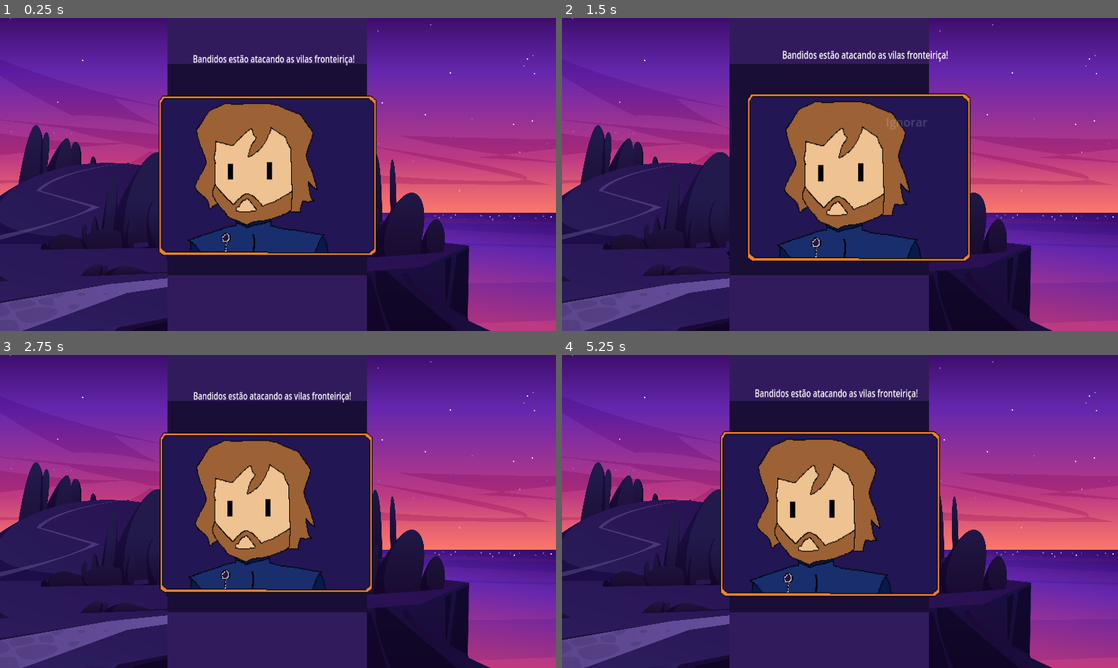
Above: before the commit, frames 1-4 (two rows, left to right).
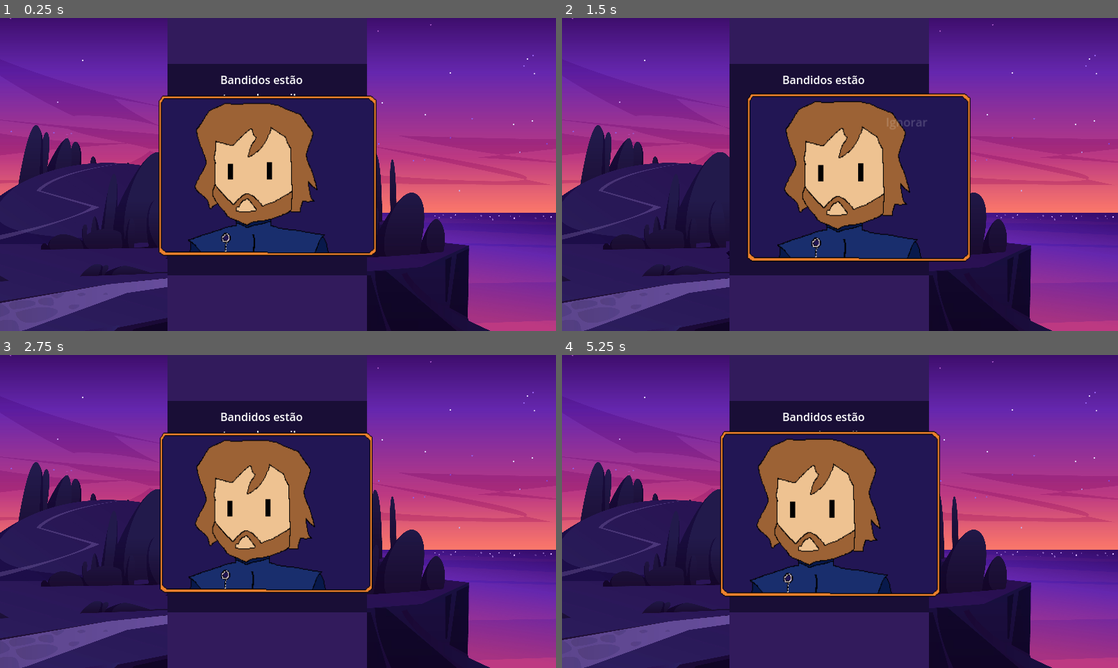
Above: after the commit, the same moments.

Repository: JulioDomanski/TCC
Game: Godot game, scene res://scenes/Main.tscn
The game is run twice, just before and just after one commit, with the same random seed, the same clock (stepped at 60 frames per second) and the same inputs.
Inputs (mouse positions are in pixels of both pictures, inside the frame that each line leads up to):
- Up to frame 1 (0.25 s): no input
- Up to frame 2 (1.5 s): tap Enter at 0.5 s; drag from (828, 168) to (895, 105) at 0.52 s; drag from (728, 190) to (812, 237) at 1.27 s
- Up to frame 3 (2.75 s): move the mouse to (333, 442) at 2.02 s; click (333, 442) at 2.17 s
- Up to frame 4 (5.25 s): tap Space at 2.75, 5 s; drag from (812, 574) to (673, 464) at 2.77 s; move the mouse to (1006, 558) at 3.52 s; click (1006, 558) at 3.67 s; tap Enter at 4.25 s; drag from (673, 464) to (756, 433) at 4.27 s; move the mouse to (867, 511) at 5.02 s; click (867, 511) at 5.17 s

The runs differ from the first frame. In frame 1, 0.6% of the frame differs, in the area x 34-64%, y 11-25%; in frame 2, 0.6%; in frame 3, 0.6%; in frame 4, 0.6%.

Commit message:
Label de Dilema fixo consertado

Diff:
--- a/scenes/Main.tscn
+++ b/scenes/Main.tscn
@@ -37,23 +37,17 @@
 grow_horizontal = 2
 grow_vertical = 2
 
-[node name="Card" type="Control" parent="CardContainer"]
-anchors_preset = 0
-anchor_left = 0.5
-anchor_top = 0.5
-anchor_right = 0.5
-anchor_bottom = 0.5
-offset_left = -20.0
-offset_top = -20.0
-offset_right = 20.0
-offset_bottom = 20.0
-
-[node name="TextureRect" type="TextureRect" parent="CardContainer/Card"]
-layout_mode = 0
-offset_right = 40.0
-offset_bottom = 40.0
-
-[node name="Label" type="Label" parent="CardContainer/Card"]
-layout_mode = 0
-offset_right = 40.0
-offset_bottom = 14.0
+[node name="Dilema" type="Label" parent="CardContainer"]
+layout_mode = 1
+anchors_preset = -1
+anchor_left = 0.369
+anchor_top = 0.152
+anchor_right = 0.587
+anchor_bottom = 0.188
+offset_left = -5.08801
+offset_top = 8.50399
+offset_right = -5.224
+offset_bottom = 8.17599
+horizontal_alignment = 1
+vertical_alignment = 1
+autowrap_mode = 2
--- a/scripts/Card.gd
+++ b/scripts/Card.gd
@@ -10,7 +10,7 @@
 
 # Referências aos nós
 @onready var texture_rect = $TextureRect
-@onready var label_text = $Label
+
 @onready var label_left = $LeftChoiceLabel
 @onready var label_right = $RightChoiceLabel
 
@@ -34,7 +34,7 @@
 			texture_rect.texture = image_texture
 
 	# Configura os textos
-	label_text.text = card_data["text"]
+
 	if card_data.has("left_choice"):
 		label_left.text = card_data["left_choice"]
 	if card_data.has("right_choice"):
--- a/scripts/Main.gd
+++ b/scripts/Main.gd
@@ -55,6 +55,7 @@
 
 	# Configura a carta com os dados do JSON
 	current_card.setup_card(cards_data[card_id])
+	$CardContainer/Dilema.text = cards_data[card_id]["text"]
 
 	# Conecta o sinal para saber quando a carta foi descartada
 	current_card.connect("card_discarded", Callable(self, "_on_card_discarded"))
